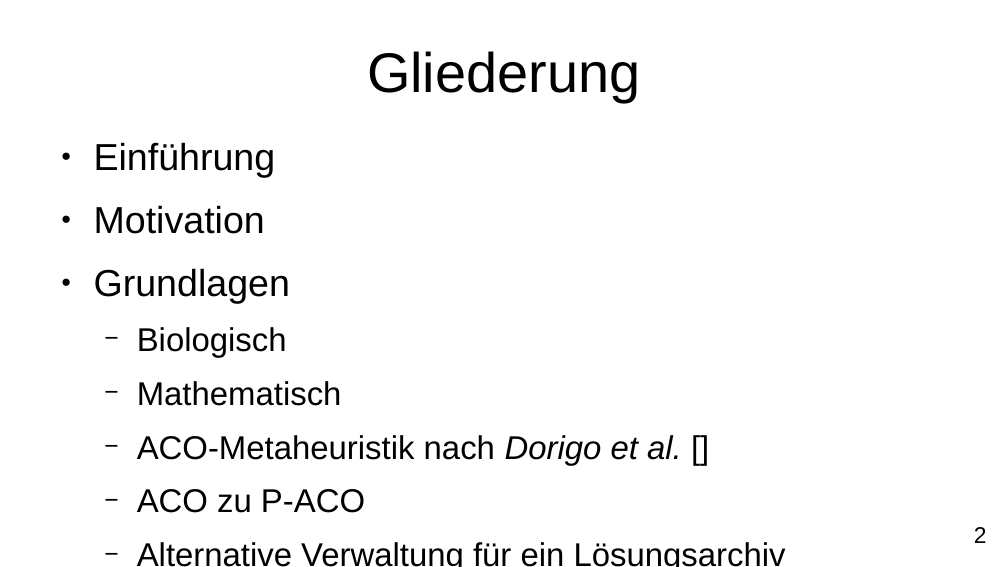
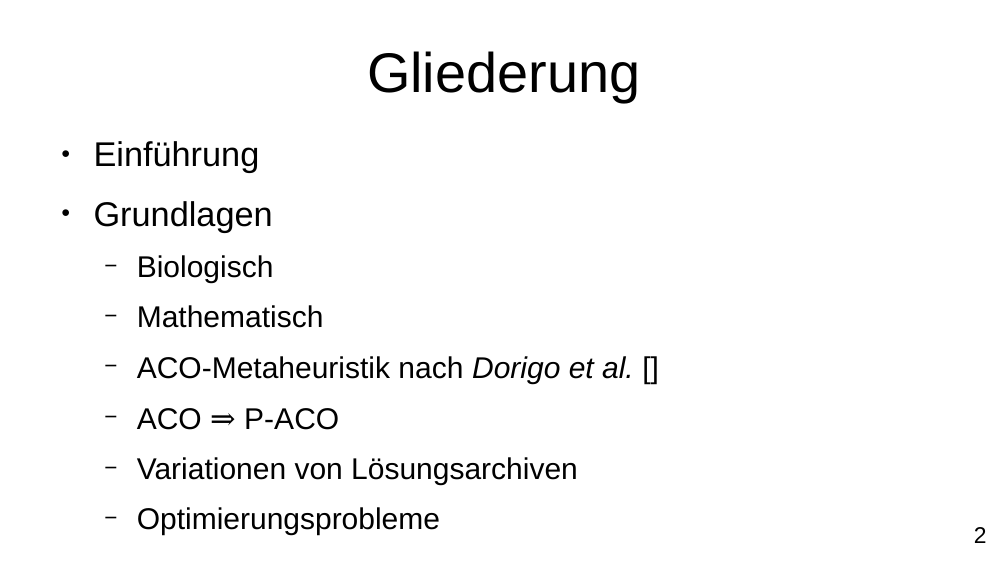
Before and after one commit to FXJackAll/Masterarbeit_Code, a slide deck: slide 2 of Masterarbeit_Verteidigung/Masterarbeit_Verteidigung.odp. Drawn at 1008x567 pixels with LibreOffice and Linux fonts; fonts in the diff are those of the drawing; background and template pictures are left out. Boxes give left, top, right and bottom in pixels: in the first picture for what was removed or moved away, otherwise in the second. Text is boxed around its words. In the diff, an @@ line names an element or a change of style, - is before the commit and + after.

```diff
--- a/Masterarbeit_Verteidigung/Masterarbeit_Verteidigung.odp
+++ b/Masterarbeit_Verteidigung/Masterarbeit_Verteidigung.odp
@@ text at [94, 141, 634, 383]: size 29.6 to 27 pt in "Einführung", "Grundlagen"; size 25.9 to 23.6 pt in "Biologisch", "Mathematisch", "ACO-Metaheuristik nach Dorigo et al. []" @@
@@ text at [94, 205, 265, 234]: paragraph removed @@
-● Motivation
@@ text at [137, 408, 578, 535]: text changed; size 25.9 to 23.6 pt @@
-  − ACO zu P-ACO
-  − Alternative Verwaltung für ein Lösungsarchiv
+  − ACO ⇒ P-ACO
+  − Variationen von Lösungsarchiven
+  − Optimierungsprobleme
```
Also in this commit, not shown: 2 other slides changed, 23 slides added, 7 other files.
